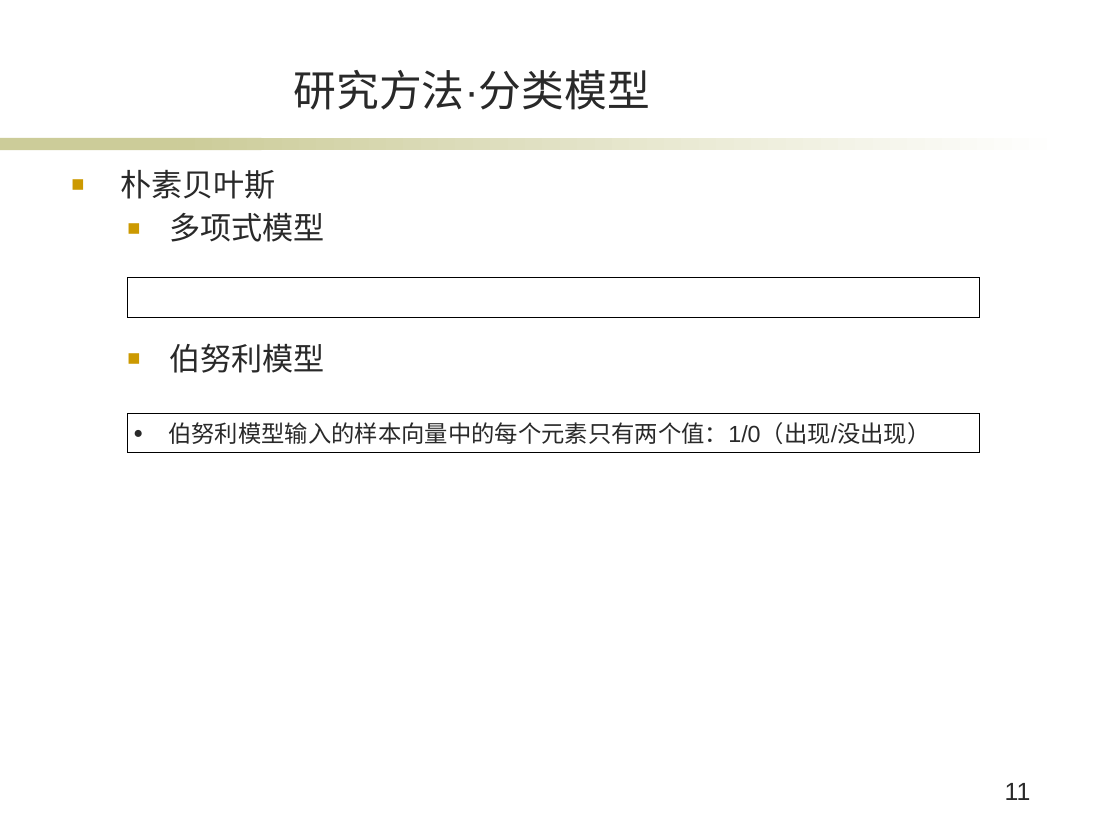
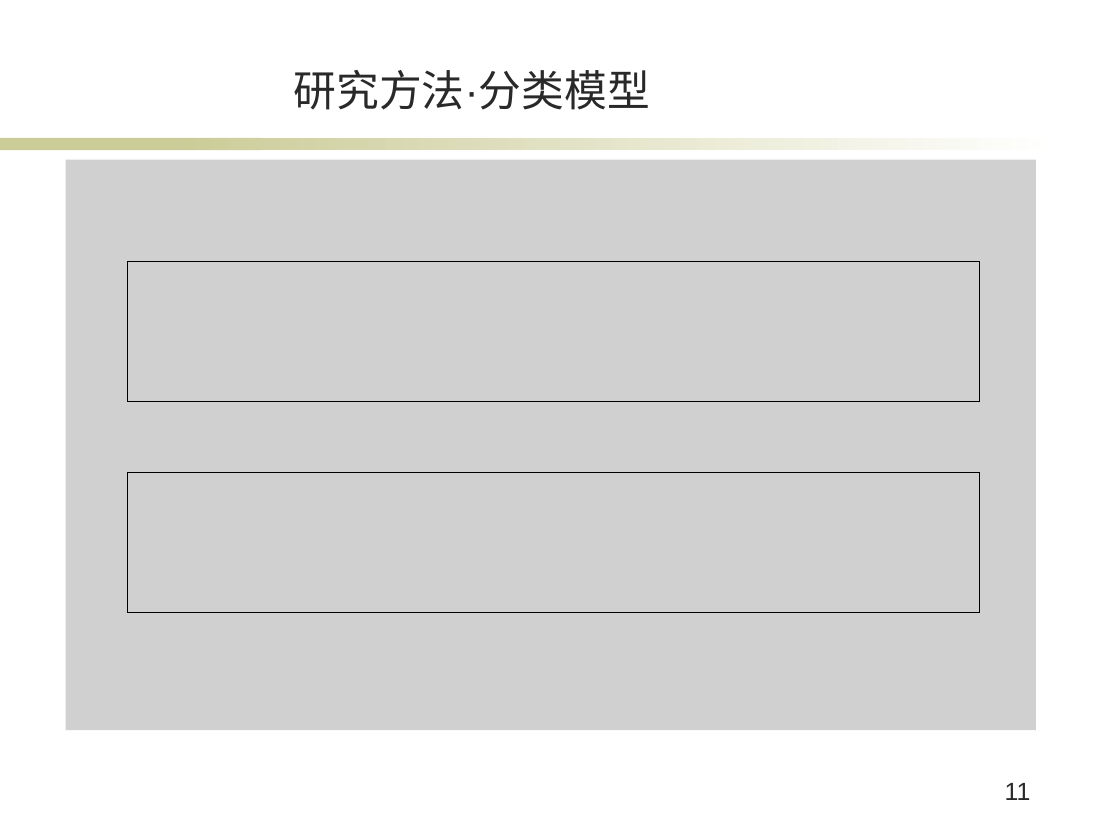
Before and after one commit to XuanBQ/SogouClientsPredict, a slide deck: slide 11 of bq_毕业答辩.pptx. Drawn at 1120x840 pixels with LibreOffice and Linux fonts; fonts in the diff are those of the drawing; grey boxes stand for pictures; background and template pictures are left out. Boxes give left, top, right and bottom in pixels: in the first picture for what was removed or moved away, otherwise in the second. Text is boxed around its words. In the diff, an @@ line names an element or a change of style, - is before the commit and + after.

```diff
--- a/bq_毕业答辩.pptx
+++ b/bq_毕业答辩.pptx
@@ picture added at box(66, 160, 1036, 730) @@
@@ text removed at box(120, 170, 325, 373) @@
-■ 朴素贝叶斯
-  ■ 多项式模型
-  ■ 伯努利模型
@@ picture added at box(128, 261, 980, 401) @@
@@ rectangle removed at box(128, 278, 980, 317) @@
@@ rectangle removed at box(128, 413, 980, 452) @@
-● 伯努利模型输入的样本向量中的每个元素只有两个值：1/0（出现/没出现）
@@ picture added at box(128, 473, 980, 613) @@
```
Also in this commit, not shown: 8 other slides changed, 2 slides added, 3 other files.
